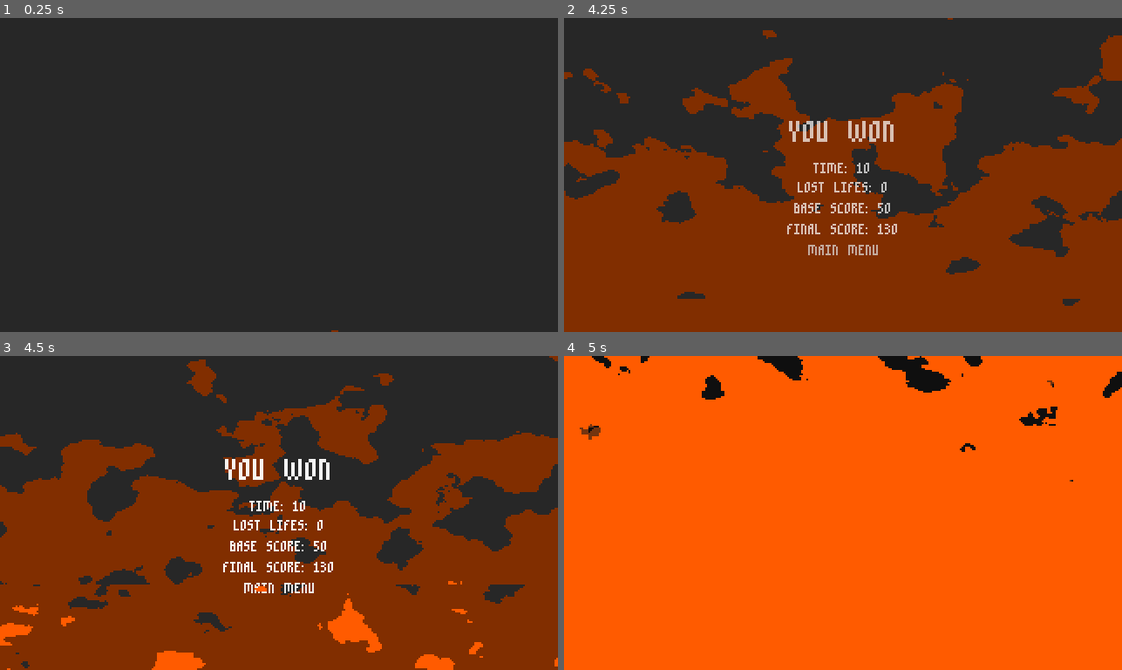
Above: before the commit, frames 1-4 (two rows, left to right).
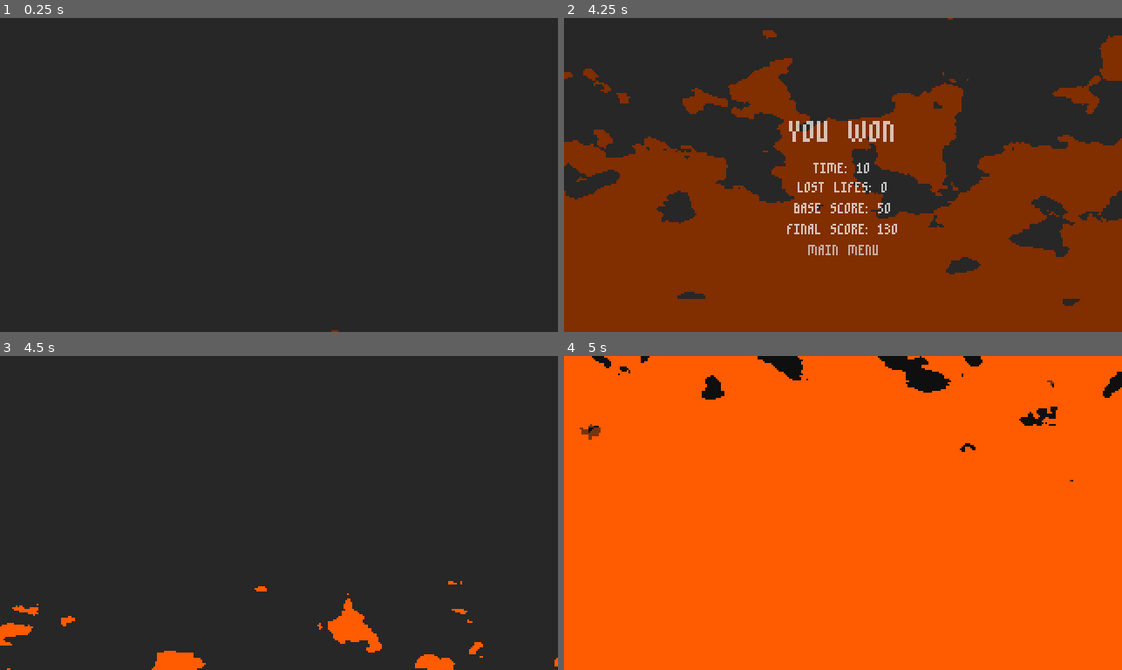
Above: after the commit, the same moments.

Repository: DTRGames/Grims-Pat
Game: Godot game, scene res://Scenes/MainMenu/score_board.tscn
The game is run twice, just before and just after one commit, with the same random seed, the same clock (stepped at 60 frames per second) and the same inputs. This scene is started directly instead of the project's main scene.
Inputs (mouse positions are in pixels of both pictures, inside the frame that each line leads up to):
- Up to frame 1 (0.25 s): no input
- Up to frame 2 (4.25 s): move the mouse to (965, 159) at 0.52 s; move the mouse to (731, 190) at 1.27 s; move the mouse to (898, 105) at 2.02 s; move the mouse to (815, 237) at 2.77 s; move the mouse to (1010, 222) at 3.52 s
- Up to frame 3 (4.5 s): click "MAIN MENU" at 4.25 s
- Up to frame 4 (5 s): no input

Frames 1-2 are identical in both runs. In frame 3, 59% of the frame differs, in the area x 0-100%, y 0-100%; in frame 4, nothing differs.

Commit message:
fix glitch shader at beginning of animation

Diff:
--- a/Scenes/MainMenu/score_board.gd
+++ b/Scenes/MainMenu/score_board.gd
@@ -61,7 +61,7 @@
 func set_text_won():
 	title.text = str("YOU WON")
 
-
 func _on_button_pressed():
 	GameEvents.on_screen = 0
+	animation_player.play("RESET")
 	SceneTransion.transion("res://Scenes/MainMenu/main_menu.tscn")
